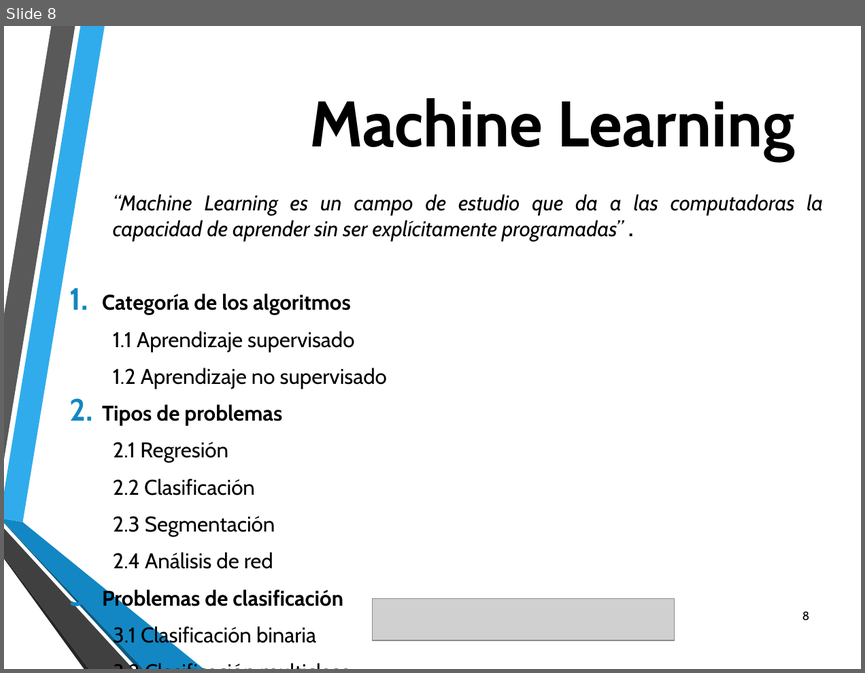
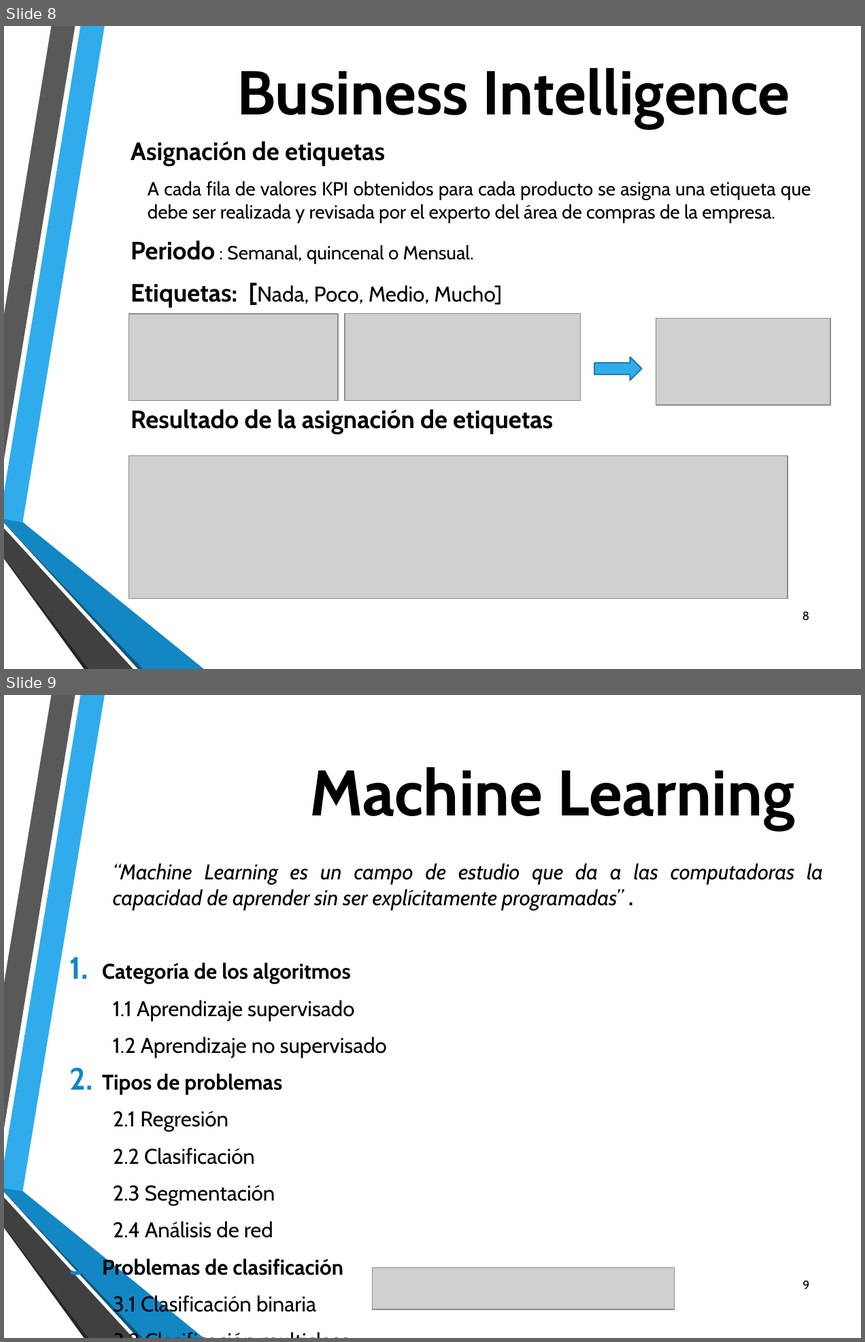
Before and after one commit to raulbenitezmartinez/tesisclei, a slide deck: Presentacion CLEI-JAIIO 2017.pptx. Shown one above the other, each under a label of ours: slide 8 before the commit, slides 8 and 9 after it. The pictures are 865x673 and 865x1342 pixels, drawn with LibreOffice and Linux fonts; fonts in the diff are those of the drawing; grey boxes stand for pictures; background and template pictures are left out. Boxes give left, top, right and bottom in pixels: in the first picture for what was removed or moved away, otherwise in the second. Text is boxed around its words. In the diff, an @@ line names an element or a change of style, - is before the commit and + after.

```diff
--- a/Presentacion CLEI-JAIIO 2017.pptx
+++ b/Presentacion CLEI-JAIIO 2017.pptx
@@ slide 8 added at (x1=4, y1=26, x2=861, y2=669), background picture (left out); not listed: 6 template elements that a slide beside it also shows @@
@@ text added at (x1=237, y1=67, x2=790, y2=129), 52 pt, text #000000, bold @@
+Business Intelligence
@@ text added at (x1=130, y1=141, x2=811, y2=434), 16 pt, text #000000 @@
+Asignación de etiquetas
+A cada fila de valores KPI obtenidos para cada producto se asigna una etiqueta que debe ser realizada y revisada por el experto del área de compras de la empresa.
+Periodo : Semanal, quincenal o Mensual.
+Etiquetas: [Nada, Poco, Medio, Mucho]
+Resultado de la asignación de etiquetas
@@ picture added at (x1=129, y1=314, x2=338, y2=401) @@
@@ picture added at (x1=345, y1=314, x2=581, y2=401) @@
@@ picture added at (x1=656, y1=318, x2=830, y2=405) @@
@@ right arrow added at (x1=594, y1=356, x2=641, y2=380), fill #30ACEC, outline #247FAF 1.25 pt @@
@@ picture added at (x1=129, y1=455, x2=788, y2=599) @@
@@ page number added at (x1=802, y1=611, x2=810, y2=620), 10 pt, text #000000 @@
+8
@@ what was slide 8 is now slide 9 @@
@@ page number at (x1=802, y1=1280, x2=809, y2=1289): text changed @@
-8
+9
```
Also in this commit, not shown: 1 slide changed, 2 other slides added, 2 slides removed.
